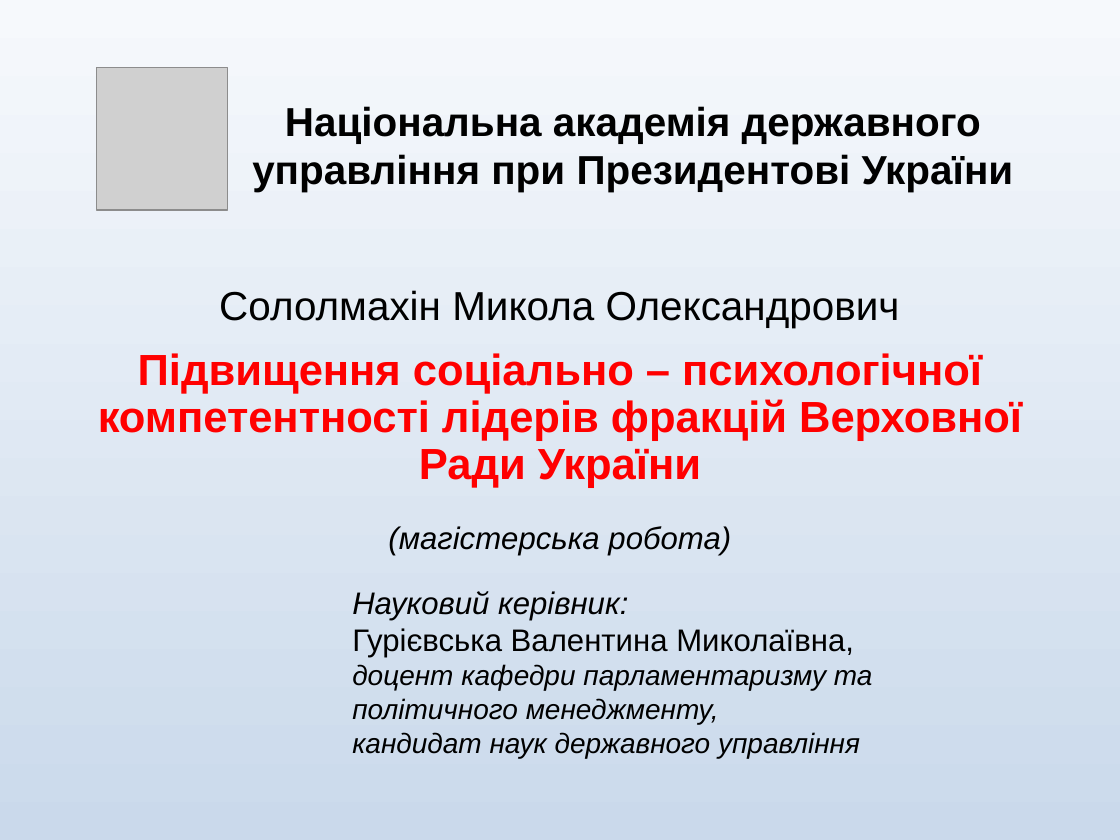
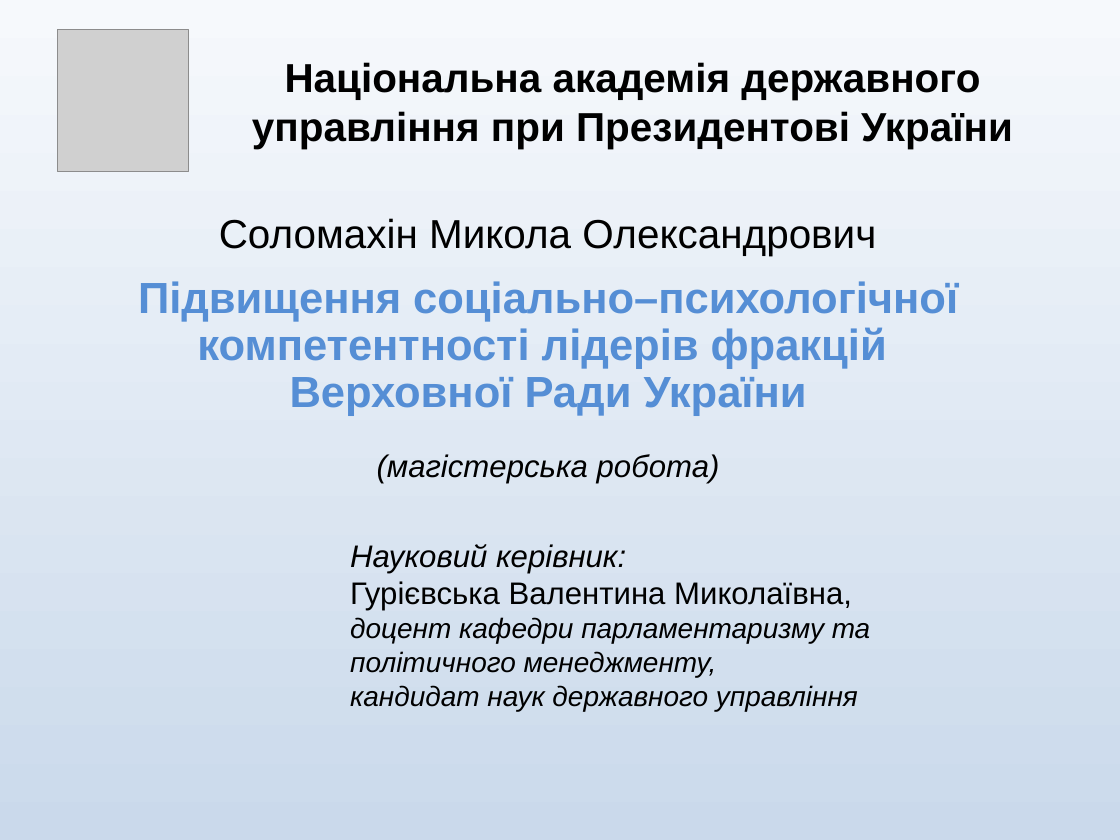
Before and after one commit to koliambrus/diploma, a slide deck: slide 1 of solomakhin.ppt. Drawn at 1120x840 pixels with LibreOffice and Linux fonts; fonts in the diff are those of the drawing; grey boxes stand for pictures. Boxes give left, top, right and bottom in pixels: in the first picture for what was removed or moved away, otherwise in the second. Text is boxed around its words. In the diff, an @@ line names an element or a change of style, - is before the commit and + after.

```diff
--- a/solomakhin.ppt
+++ b/solomakhin.ppt
@@ picture: place and size @@
-picture at (96, 67, 227, 209)
+picture at (57, 29, 188, 171)
@@ title "Національна академія державного управління при ...": place and size @@
-title "Національна академія державного управління при ..." at (252, 106, 1014, 192)
+title "Національна академія державного управління при ..." at (252, 62, 1013, 148)
@@ subtitle "Соломахін Микола Олександрович": place and size @@
-subtitle "Соломахін Микола Олександрович" at (98, 290, 1022, 555)
+subtitle "Соломахін Микола Олександрович" at (138, 218, 958, 484)
@@ subtitle at (138, 218, 958, 416): text changed; text colour #FF0000 to #558ED5 @@
-Сололмахін Микола Олександрович
-Підвищення соціально – психологічної компетентності лідерів фракцій Верховної Ради України
+Соломахін Микола Олександрович
+Підвищення соціально–психологічної компетентності лідерів фракцій
+Верховної Ради України
@@ text "Науковий керівник:": place and size @@
-text "Науковий керівник:" at (352, 591, 873, 758)
+text "Науковий керівник:" at (350, 544, 871, 711)
```
Also in this commit, not shown: 5 other slides changed, 3 slides added, 3 slides removed, 2 other files.
